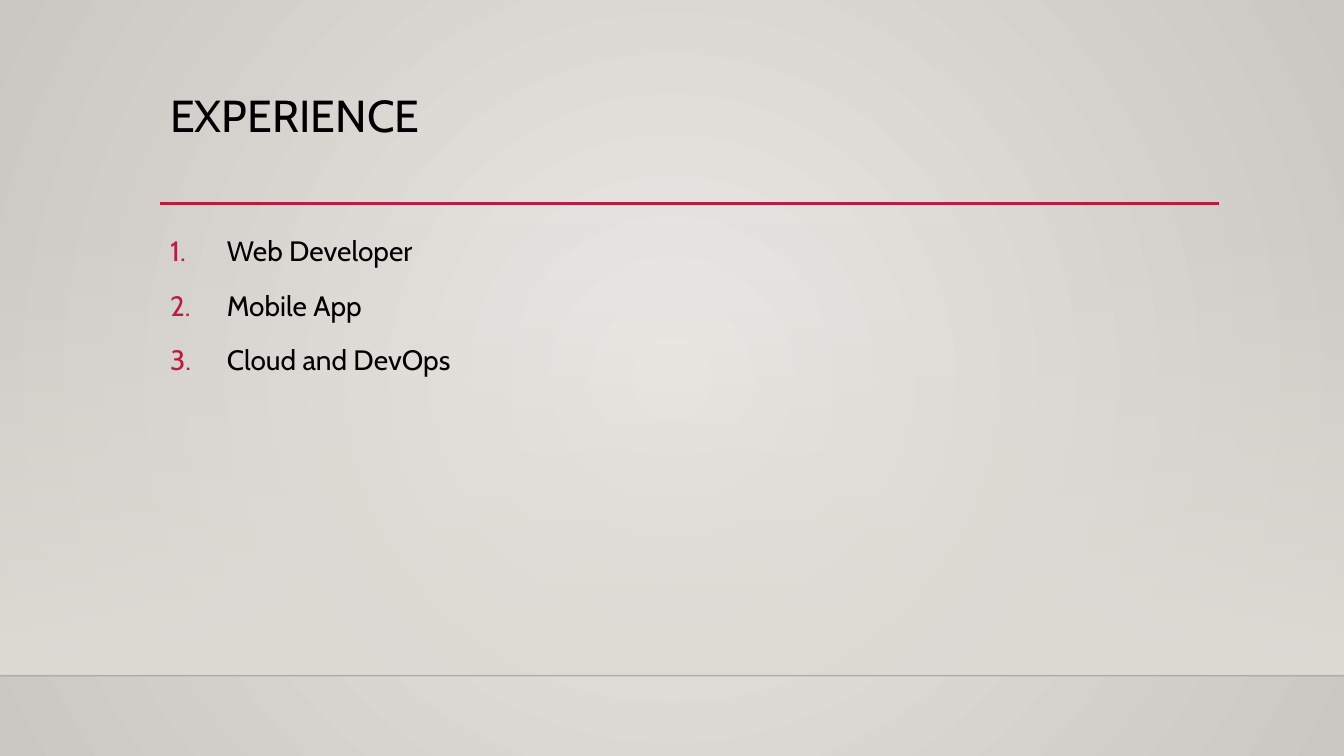
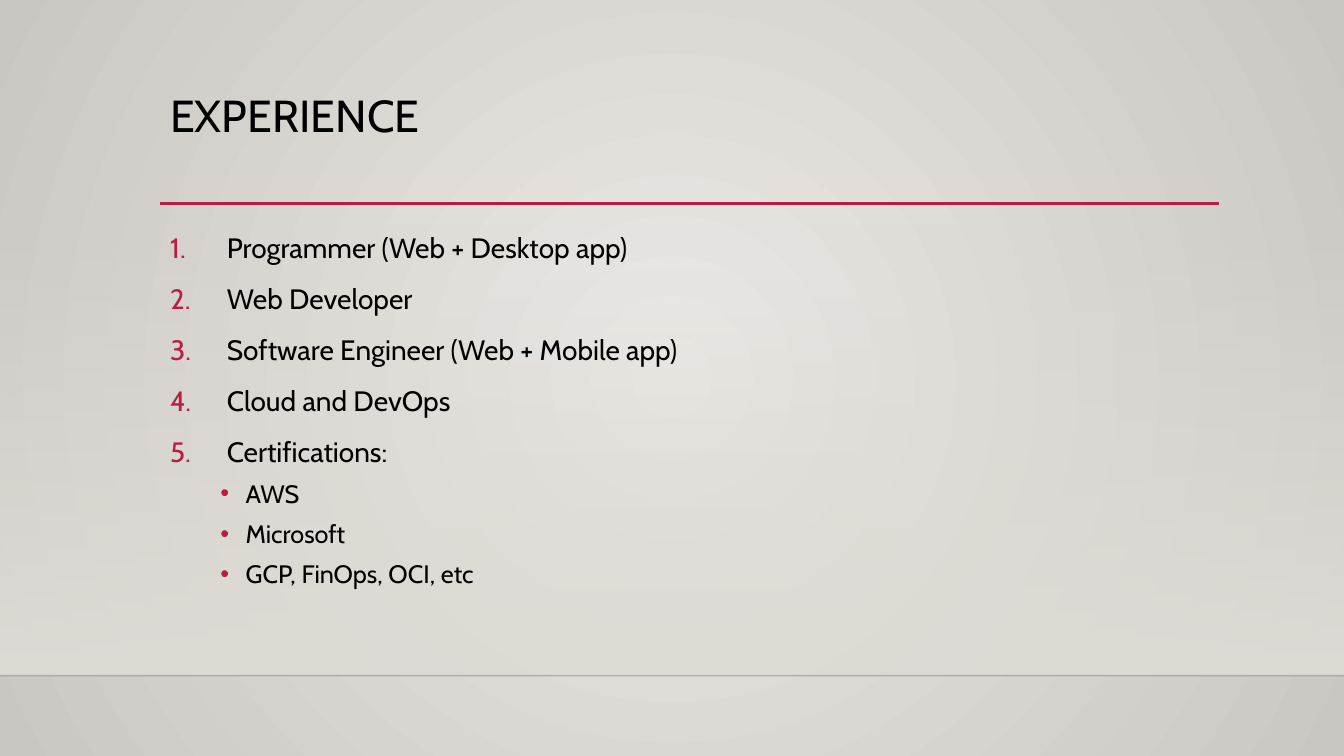
Before and after one commit to nik-yo/HostingForLess, a slide deck: slide 2 of slides/HostingForLess.pptx. Drawn at 1344x756 pixels with LibreOffice and Linux fonts; fonts in the diff are those of the drawing; background and template pictures are left out. Boxes give left, top, right and bottom in pixels: in the first picture for what was removed or moved away, otherwise in the second. Text is boxed around its words. In the diff, an @@ line names an element or a change of style, - is before the commit and + after.

```diff
--- a/slides/HostingForLess.pptx
+++ b/slides/HostingForLess.pptx
@@ text at (227, 237, 627, 265): paragraph added @@
+1. Programmer (Web + Desktop app)
@@ text at (227, 288, 450, 417): line spacing 1.2 to 1.1 @@
@@ text at (227, 339, 677, 366): text changed @@
-2. Mobile App
+3. Software Engineer (Web + Mobile app)
@@ text at (227, 441, 474, 589): paragraphs added @@
+5. Certifications:
+  • AWS
+  • Microsoft
+  • GCP, FinOps, OCI, etc
```
Also in this commit, not shown: 5 other slides changed, 9 slides added, 2 slides removed, 8 other files.
